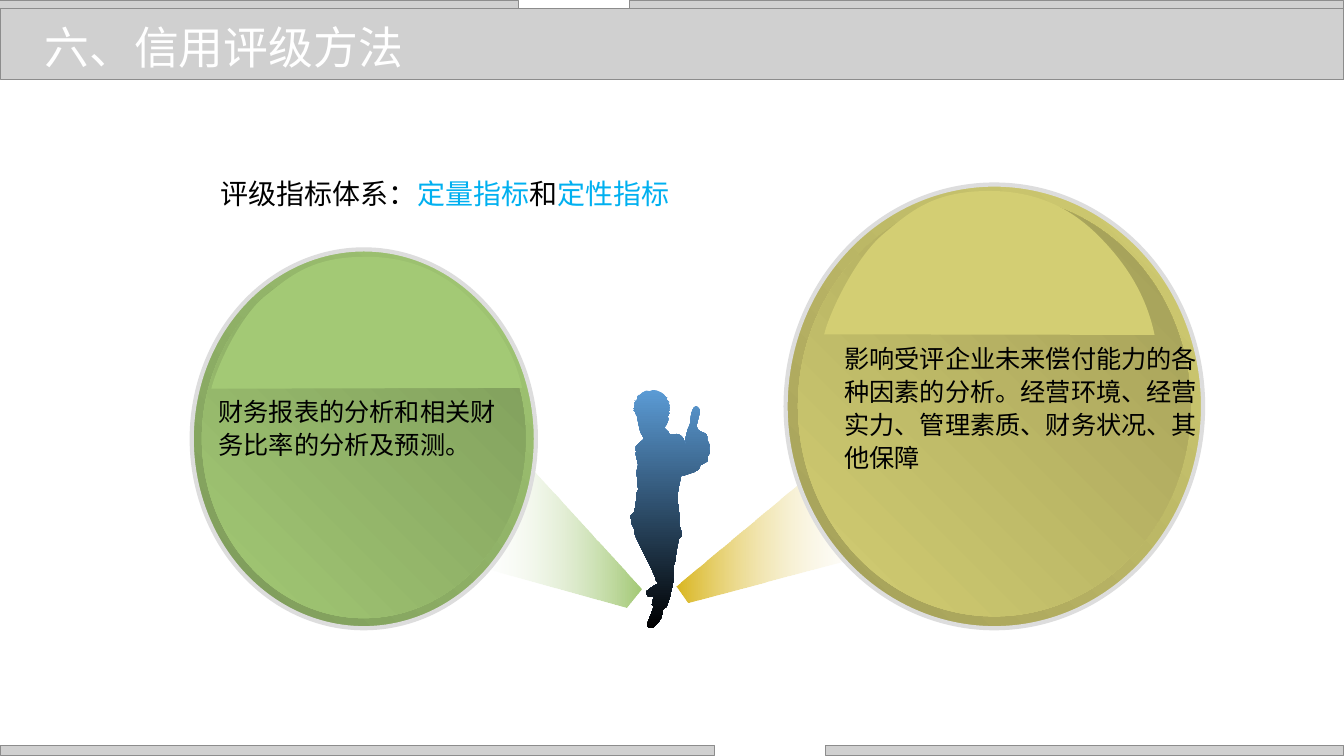
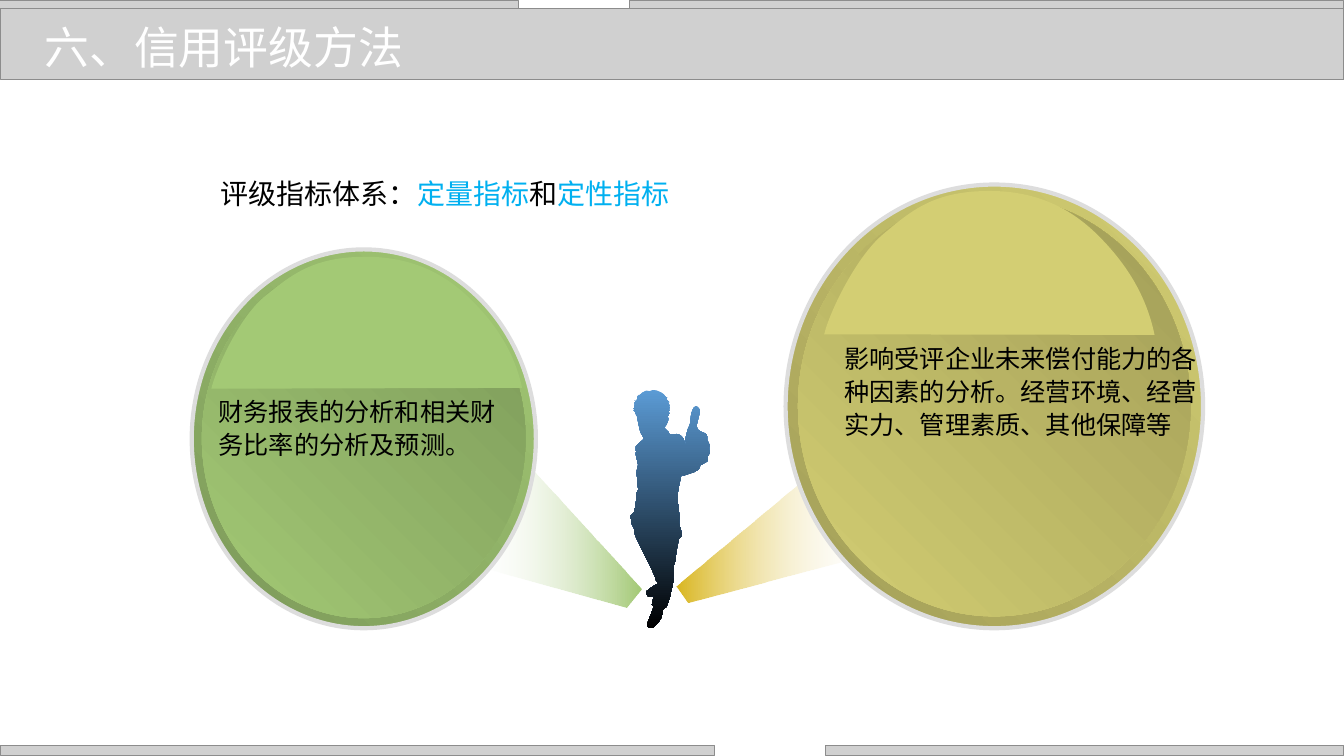
Before and after one commit to zhangjianzhang/internet_credit, a slide deck: slide 24 of files/slides/lecture_4.pptx. Drawn at 1344x756 pixels with LibreOffice and Linux fonts; fonts in the diff are those of the drawing; grey boxes stand for pictures; background and template pictures are left out. Boxes give left, top, right and bottom in pixels: in the first picture for what was removed or moved away, otherwise in the second. Text is boxed around its words. In the diff, an @@ line names an element or a change of style, - is before the commit and + after.

```diff
--- a/files/slides/lecture_4.pptx
+++ b/files/slides/lecture_4.pptx
@@ text at bbox=[844, 342, 1197, 436]: text changed @@
-影响受评企业未来偿付能力的各种因素的分析。经营环境、经营实力、管理素质、财务状况、其他保障
+影响受评企业未来偿付能力的各种因素的分析。经营环境、经营实力、管理素质、其他保障等
```
Also in this commit, not shown: 20 other slides changed, 5 other files.
